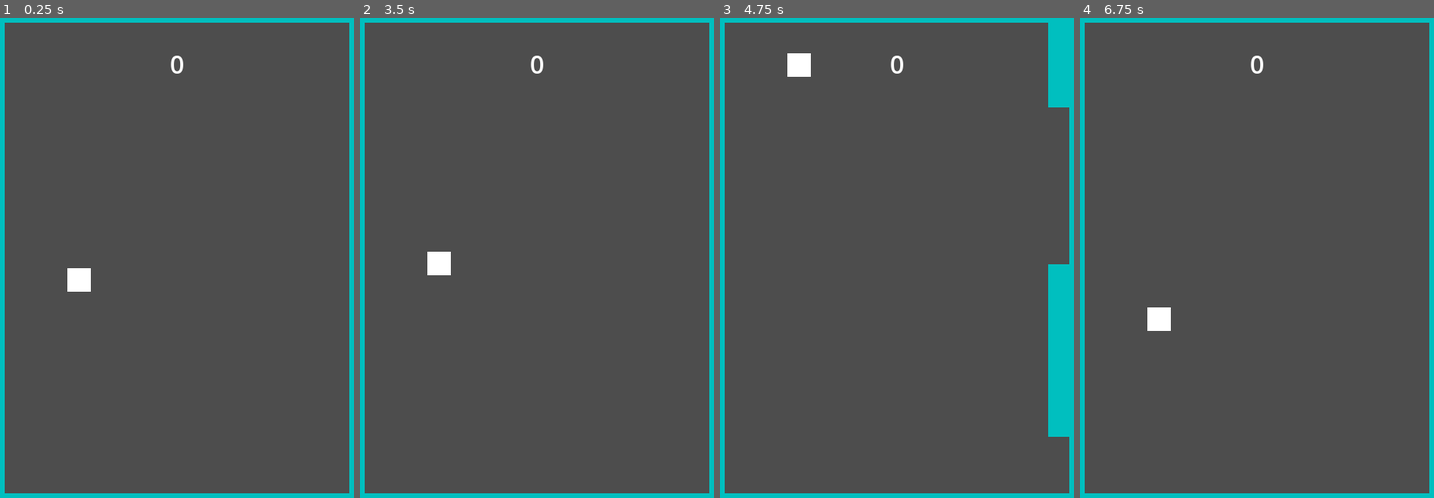
Above: before the commit, frames 1-4 (left to right).
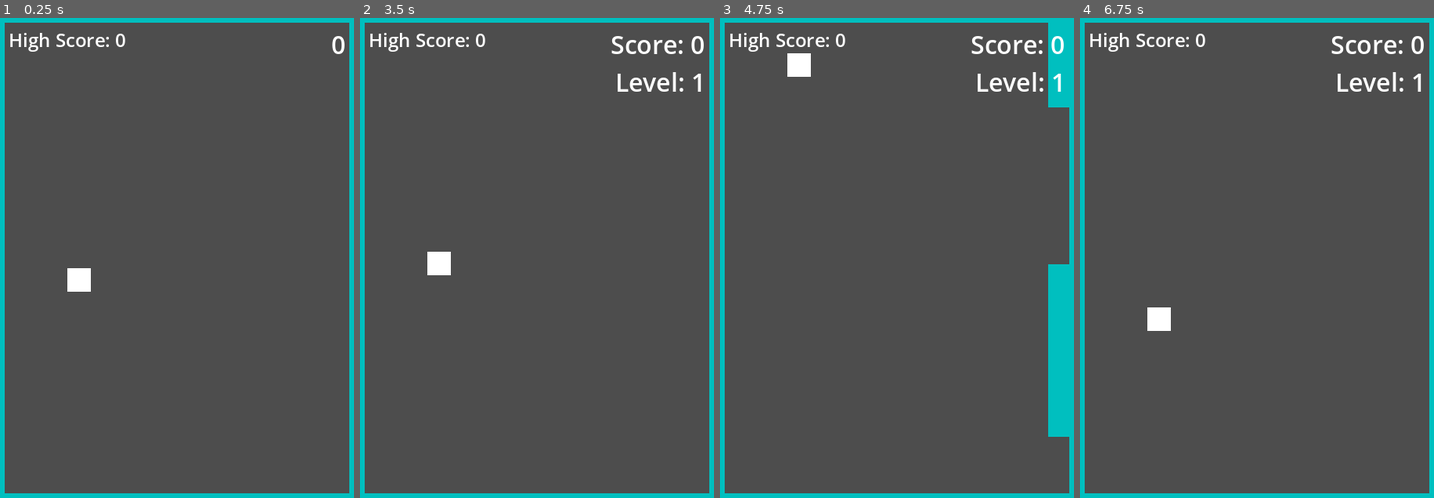
Above: after the commit, the same moments.

Repository: laufferw/Godot-Flappy-Square
Game: Godot game, scene res://main.tscn
Same seed, same stepped clock (60 frames per second), same inputs: the game is played once before the commit and once after it.
Inputs:
- Up to frame 1 (0.25 s): no input
- Up to frame 2 (3.5 s): hold R 0.53-1.28 s; tap Space (jump) at 0.77, 0.8, 1.07, 1.35, 1.52, 1.82, 2.3, 3.02, 3.32 s; tap R at 1.55, 2.85 s; hold R 2.03-2.78 s
- Up to frame 3 (4.75 s): tap Space (jump) at 3.6, 3.77, 4.07, 4.52 s; tap R at 4.35 s
- Up to frame 4 (6.75 s): tap Space (jump) at 4.82, 5.3, 5.85, 6.02, 6.32 s; hold R 5.03-5.78 s; tap R at 6.05 s; hold R from 6.53 s (still down)

The runs differ from the first frame. In frame 1, 0.5% of the frame differs, in the area x 2-98%, y 3-12%; in frame 2, 1.2%; in frame 3, 1.2%, in the area x 2-98%, y 3-16%; in frame 4, 1.2%.

Commit message:
Add level progression and sound effects to Flappy Square game

Diff:
--- a/main.gd
+++ b/main.gd
@@ -1,8 +1,9 @@
 extends Node2D
 
 @onready var player = $Player
-@onready var score_label = $ScoreLabel
+@onready var score_label = $UI/ScoreLabel
 @onready var restart_message = $UI/RestartMessage
+@onready var high_score_label = $UI/HighScoreLabel
 
 # Level 1 settings
 const GRAVITY_L1 = 1000
@@ -14,11 +15,17 @@
 const PIPE_SPEED_L2 = 300
 const SPAWN_TIME_L2 = 1.0
 
+# Level 3 settings
+const GRAVITY_L3 = 2000
+const PIPE_SPEED_L3 = 400
+const SPAWN_TIME_L3 = 0.8
+
 const JUMP_FORCE = -400
-const LEVEL_THRESHOLD = 50
-
+const LEVEL_THRESHOLD = 25
+const LEVEL3_THRESHOLD = 50
 var velocity = Vector2.ZERO
 var score = 0
+var high_score = 0
 var game_over = false
 var pipes = []
 var current_level = 1
@@ -29,6 +36,7 @@
 
 # Preload the pipe scene
 var pipe_scene = preload("res://pipe.tscn")
+
 
 func reset_game():
 	# Reset game state
@@ -43,7 +51,7 @@
 
 	# Reset player position
 	player.position.x = 100  # Starting x position
-	player.position.y = 300  # Middle of screen
+	player.position.y = 300  # Middle of screen (window height is approximately 610px)
 
 	# Clear existing pipes
 	for pipe in pipes:
@@ -51,12 +59,19 @@
 	pipes.clear()
 
 	# Reset score display
-	score_label.text = "0"
+	score_label.text = "Score: 0\nLevel: 1"
+	update_high_score_display()
 
 func _ready():
 	# Initialize player position
 	player.position.x = 100
 	player.position.y = 300
+
+	# Load high score if available
+	load_high_score()
+	update_high_score_display()
+
+
 	# Start pipe spawning
 	var timer = Timer.new()
 	timer.wait_time = current_spawn_time
@@ -64,7 +79,6 @@
 	add_child(timer)
 	timer.name = "PipeTimer"
 	timer.start()
-	timer.start()
 
 func _process(delta):
 	if game_over:
@@ -77,7 +91,7 @@
 	if level_transition_time > 0:
 		level_transition_time -= delta
 		if level_transition_time <= 0:
-			$LevelUpLabel.visible = false
+			$UI/LevelUpLabel.visible = false
 
 	# Apply gravity
 	velocity.y += current_gravity * delta
@@ -99,14 +113,18 @@
 		var bottom_area = pipe.get_node("BottomArea")
 		if top_area.overlaps_body(player) or bottom_area.overlaps_body(player):
 			game_over = true
+			# Update high score if needed
+			if score > high_score:
+				high_score = score
+				save_high_score()
+
+			# Update game over screen
 			score_label.text = "Game Over!\nScore: " + str(score)
+			update_high_score_display()
 			restart_message.visible = true
 
-		# Remove pipes that are off screen
-		if pipe.position.x < -50:
-			pipes_to_remove.append(pipe)
-
 		# Score when passing pipe center
+		if not pipe.get_meta("passed", false) and pipe.position.x < player.position.x:
 			score += 1
 			pipe.set_meta("passed", true)
 
@@ -118,11 +136,26 @@
 				get_node("PipeTimer").wait_time = SPAWN_TIME_L2
 
 				# Show level up message
-				$LevelUpLabel.visible = true
+				$UI/LevelUpLabel.text = "Level " + str(current_level) + "!"
+				$UI/LevelUpLabel.visible = true
 				level_transition_time = 2.0
-
+			elif score == LEVEL3_THRESHOLD and current_level == 2:
+				current_level = 3
+				current_gravity = GRAVITY_L3
+				current_pipe_speed = PIPE_SPEED_L3
+				get_node("PipeTimer").wait_time = SPAWN_TIME_L3
+
+				# Show level up message
+				$UI/LevelUpLabel.text = "Level " + str(current_level) + "!"
+				$UI/LevelUpLabel.visible = true
+				level_transition_time = 2.0
+
+			# Update score display
 			score_label.text = "Score: " + str(score) + "\nLevel: " + str(current_level)
-			score_label.text = str(score)
+
+		# Remove pipes that are off screen
+		if pipe.position.x < -50:
+			pipes_to_remove.append(pipe)
 
 	# Remove old pipes
 	for pipe in pipes_to_remove:
@@ -142,6 +175,18 @@
 	elif player.position.x >= 430:  # Right border - player width
 		player.position.x = 430
 
+func save_high_score():
+	var save_game = FileAccess.open("user://highscore.save", FileAccess.WRITE)
+	save_game.store_var(high_score)
+
+func load_high_score():
+	if FileAccess.file_exists("user://highscore.save"):
+		var save_game = FileAccess.open("user://highscore.save", FileAccess.READ)
+		high_score = save_game.get_var()
+
+func update_high_score_display():
+	high_score_label.text = "High Score: " + str(high_score)
+
 func spawn_pipe():
 	if game_over:
 		return
--- a/main.tscn
+++ b/main.tscn
@@ -41,15 +41,6 @@
 offset_bottom = 640.0
 color = Color(0, 0.75, 0.75, 1)
 
-[node name="ScoreLabel" type="Label" parent="."]
-offset_left = 220.0
-offset_top = 50.0
-offset_right = 260.0
-offset_bottom = 76.0
-theme_override_font_sizes/font_size = 32
-text = "0"
-horizontal_alignment = 1
-
 [node name="UI" type="CanvasLayer" parent="."]
 
 [node name="RestartMessage" type="Label" parent="UI"]
@@ -60,7 +51,26 @@
 offset_bottom = 250.0
 theme_override_font_sizes/font_size = 24
 text = "Press Spacebar to Restart"
-[node name="LevelUpLabel" type="Label" parent="."]
+
+[node name="ScoreLabel" type="Label" parent="UI"]
+offset_left = 290.0
+offset_top = 25.0
+offset_right = 455.0
+offset_bottom = 56.0
+theme_override_font_sizes/font_size = 32
+text = "0"
+horizontal_alignment = 2
+
+[node name="HighScoreLabel" type="Label" parent="UI"]
+offset_left = 25.0
+offset_top = 25.0
+offset_right = 200.0
+offset_bottom = 51.0
+theme_override_font_sizes/font_size = 24
+text = "High Score: 0"
+horizontal_alignment = 0
+
+[node name="LevelUpLabel" type="Label" parent="UI"]
 visible = false
 offset_left = 90.0
 offset_top = 300.0
@@ -69,3 +79,11 @@
 theme_override_font_sizes/font_size = 32
 text = "Level 2!"
 horizontal_alignment = 1
+
+[node name="JumpSound" type="AudioStreamPlayer" parent="."]
+
+[node name="ScoreSound" type="AudioStreamPlayer" parent="."]
+
+[node name="LevelUpSound" type="AudioStreamPlayer" parent="."]
+
+[node name="GameOverSound" type="AudioStreamPlayer" parent="."]
Not shown, changed: README.md
Not shown, added: sounds/game_over.wav
Not shown, added: sounds/jump.wav
Not shown, added: sounds/level_up.wav
Not shown, added: sounds/score.wav
